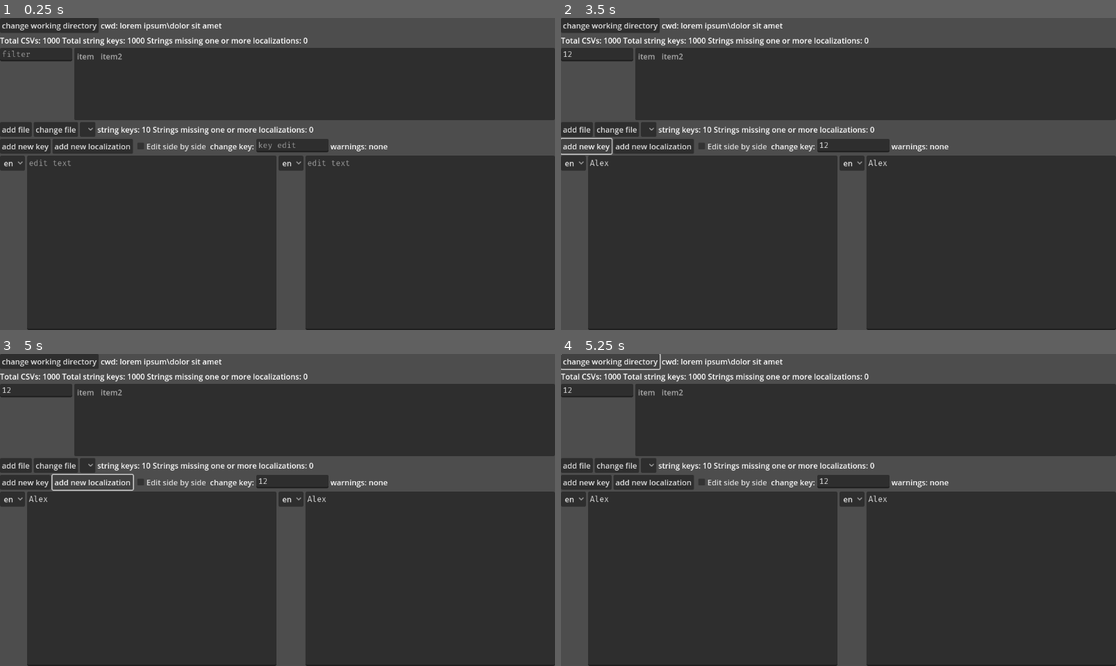
Above: before the commit, frames 1-4 (two rows, left to right).
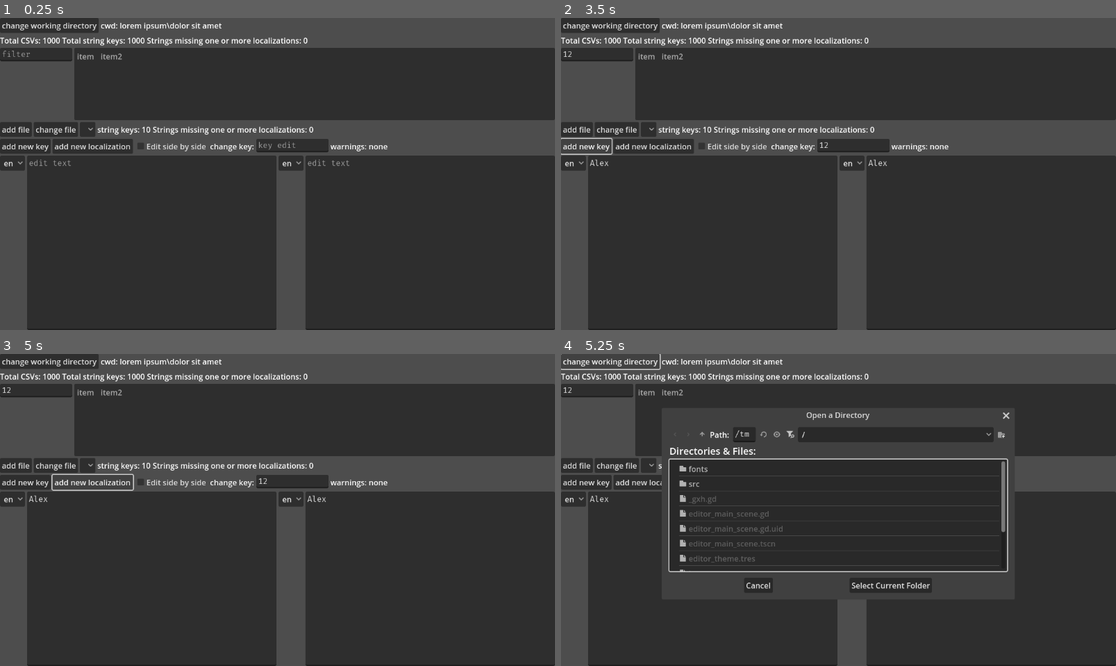
Above: after the commit, the same moments.

Repository: DazyLude/L10N-CSV-Editor
Game: Godot game, scene res://editor_main_scene.tscn
Two runs of this game, one before a commit and one after it. Both use one fixed random seed, a clock stepped at 60 frames per second and the inputs below.
Inputs (mouse positions are in pixels of both pictures, inside the frame that each line leads up to):
- Up to frame 1 (0.25 s): no input
- Up to frame 2 (3.5 s): click (599, 55) at 0.52 s; type "12" at 0.6 s; click (855, 145) at 0.75 s; type "12" at 0.83 s; click (710, 242) at 0.98 s; type "Alex" at 1.07 s; click (993, 242) at 1.27 s; type "Alex" at 1.35 s; click "add new key" at 2 s; click "add new key" at 2.75 s
- Up to frame 3 (5 s): click "add new localization" at 3.5 s; click "add new localization" at 4.25 s
- Up to frame 4 (5.25 s): click "change working directory" at 5 s

Frames 1-3 are identical in both runs. In frame 4, 8.7% of the frame differs, in the area x 18-81%, y 18-77%.
Error before the commit: Parse Error: Could not resolve class "CWDState", because of a parser error. (res://editor_main_scene.gd:5)

Commit message:
file state methods

Diff:
--- /dev/null
+++ b/src/FileData.gd
@@ -0,0 +1,298 @@
+extends RefCounted
+class_name FileData
+
+
+const PH_LOC_PREFIX := "unknown_locale";
+const FIRST_CELL_VALUE := "key";
+var undo_methods : Dictionary[int, Callable] = {
+	FileChange.FILE_CREATED: Callable(),
+	FileChange.FILE_DELETED: Callable(),
+	FileChange.FILE_MOVED: Callable(),
+
+	FileChange.NEW_KEY: un_add_key,
+	FileChange.NEW_LOCALE: Callable(),
+
+	FileChange.CHANGE_KEY: un_change_key,
+	FileChange.CHANGE_VALUE: un_change_translation,
+
+	FileChange.REMOVE_KEY: Callable(),
+	FileChange.REMOVE_LOCALE: Callable(),
+}
+var redo_methods : Dictionary[int, Callable] = {
+	FileChange.FILE_CREATED: Callable(),
+	FileChange.FILE_DELETED: Callable(),
+	FileChange.FILE_MOVED: Callable(),
+
+	FileChange.NEW_KEY: re_add_key,
+	FileChange.NEW_LOCALE: Callable(),
+
+	FileChange.CHANGE_KEY: re_change_key,
+	FileChange.CHANGE_VALUE: re_change_translation,
+
+	FileChange.REMOVE_KEY: Callable(),
+	FileChange.REMOVE_LOCALE: Callable(),
+}
+
+
+var path : String;
+var data : Dictionary[String, PackedStringArray];
+var header : PackedStringArray;
+
+var changes : Array[FileChange] = [];
+var changes_position : int = 0;
+
+var marked_for_deletion : bool = false;
+var marked_for_move : String = "";
+
+
+static func open_at(path: String) -> FileData:
+	var file_data = FileData.new();
+	file_data.path = path;
+
+	var handle = FileAccess.open(path, FileAccess.READ);
+	if handle == null:
+		push_error("error when opening file (%s): " % path, error_string(handle.get_open_error()));
+		return null;
+
+	file_data.header = handle.get_csv_line().slice(1);
+
+	while handle.get_position() < handle.get_length():
+		var line = handle.get_csv_line();
+
+		if line.size() == 0 or line[0] == "":
+			continue;
+
+		if line.size() < file_data.header.size():
+			line.resize(file_data.header.size())
+
+		file_data.data[line[0]] = line.slice(1);
+
+	handle.close();
+	return file_data;
+
+
+func save_current() -> Error:
+	if changes.is_empty():
+		return OK;
+
+	var handle = FileAccess.open(path, FileAccess.WRITE);
+	if handle == null:
+		push_error("error when opening file (%s): " % path, error_string(handle.get_open_error()));
+		return FileAccess.get_open_error();
+
+	var full_header := PackedStringArray([FIRST_CELL_VALUE]);
+	full_header.append_array(header);
+	handle.store_csv_line(full_header);
+
+	for key in data:
+		var full_line := PackedStringArray([key]);
+		full_line.append_array(data[key]);
+		full_line.resize(full_header.size());
+		handle.store_csv_line(full_header);
+
+	return handle.get_error();
+
+
+func register_change(change: FileChange) -> void:
+	changes.resize(changes_position);
+	changes.push_back(change);
+	changes_position += 1;
+
+
+## returns FAILED if at the top of changes stack
+func redo() -> Error:
+	if changes_position >= changes.size():
+		return FAILED;
+
+	var change = changes[changes_position];
+	redo_methods[change.type].call(change);
+	changes_position += 1;
+	return OK;
+
+
+## returns FAILED if at the bottom of changes stack
+func undo() -> Error:
+	if changes_position <= 0:
+		return FAILED;
+
+	changes_position -= 1;
+	var change = changes[changes_position];
+	undo_methods[change.type].call(change);
+	return OK;
+
+
+func get_key_translations(key: String) -> Dictionary[String, String]:
+	var dict : Dictionary[String, String] = {};
+	var key_data = data.get(key, PackedStringArray());
+
+	var placeholder_locale_n: int = 0;
+	for idx in max(header.size(), key_data.size()):
+		match idx:
+			_ when idx >= header.size(): # missing locale code
+				dict[PH_LOC_PREFIX + "" if placeholder_locale_n == 0 else "_%d" % placeholder_locale_n] = key_data[idx];
+			_ when idx >= key_data.size(): # missing localization for a known locale
+				dict[header[idx]] = "";
+			_:
+				dict[header[idx]] = key_data[idx];
+
+	return dict;
+
+
+func get_translation(key: String, locale: String) -> String:
+	var locale_idx = header.find(locale);
+	if locale_idx == -1:
+		return "";
+
+	var translations = data.get(key, PackedStringArray());
+	if locale_idx >= translations.size():
+		return "";
+
+	return translations[locale_idx];
+
+
+## returns FAILED if locale not present in the filedata.
+func change_translation(key: String, locale: String, new_value: String) -> Error:
+	var old_value = get_translation(key, locale);
+	if old_value == new_value:
+		return OK;
+
+	var locale_idx := header.find(locale);
+	if locale_idx == -1:
+		return FAILED;
+
+	var change = FileChange.new(FileChange.CHANGE_VALUE, PackedStringArray([locale, key, old_value, new_value]));
+	register_change(change);
+
+	var translations : PackedStringArray = data.get(key, PackedStringArray());
+	if translations.size() <= locale_idx:
+		translations.resize(locale_idx + 1);
+
+	translations[locale_idx] = new_value;
+	return OK;
+
+
+func un_change_translation(change: FileChange) -> void:
+	var locale = change.data[0];
+	var key = change.data[1];
+	var old_value = change.data[2];
+
+	var locale_idx := header.find(locale);
+	var translations = data[key];
+
+	translations[locale_idx] = old_value;
+
+
+func re_change_translation(change: FileChange) -> void:
+	var locale = change.data[0];
+	var key = change.data[1];
+	var new_value = change.data[3];
+
+	var locale_idx := header.find(locale);
+	var translations = data[key];
+
+	translations[locale_idx] = new_value;
+
+
+func change_key(old_key: String, new_key: String) -> void:
+	if old_key == new_key:
+		return;
+
+	var change = FileChange.new(FileChange.CHANGE_KEY, PackedStringArray([old_key, new_key]));
+	register_change(change);
+
+	_change_key_util(old_key, new_key);
+
+
+func un_change_key(change: FileChange) -> void:
+	var old_key = change.data[0];
+	var new_key = change.data[1];
+
+	_change_key_util(new_key, old_key);
+
+
+func re_change_key(change: FileChange) -> void:
+	var old_key = change.data[0];
+	var new_key = change.data[1];
+
+	_change_key_util(old_key, new_key);
+
+
+func _change_key_util(from: String, to: String) -> void:
+	var translations = data.get(from, PackedStringArray());
+	data[to] = translations;
+	data.erase(from);
+
+
+## returns FAILED if key is already present
+func add_key(key: String) -> Error:
+	if data.has(key):
+		return FAILED;
+
+	var change = FileChange.new(FileChange.NEW_KEY, PackedStringArray([key]));
+	register_change(change);
+
+	data[key] = PackedStringArray();
+
+	return OK;
+
+
+func un_add_key(change: FileChange) -> void:
+	var key = change.data[0];
+	data.erase(key);
+
+
+func re_add_key(change: FileChange) -> void:
+	var key = change.data[0];
+	data[key] = PackedStringArray();
+
+
+## returns FAILED if key has non-empty value fields
+func remove_key(key: String) -> Error:
+	if not data.has(key):
+		return OK;
+
+	var translations = data[key]
+
+
+	return OK;
+
+
+func add_locale() -> void:
+	pass;
+
+
+func remove_locale() -> void:
+	pass;
+
+
+func create_file() -> void:
+	pass;
+
+
+func delete_file() -> void:
+	pass;
+
+
+class FileChange extends RefCounted:
+	enum {
+		FILE_CREATED,
+		FILE_DELETED,
+		FILE_MOVED,
+
+		NEW_KEY,
+		NEW_LOCALE,
+
+		CHANGE_KEY,
+		CHANGE_VALUE,
+
+		REMOVE_KEY,
+		REMOVE_LOCALE,
+	}
+
+	var type: int;
+	var data : PackedStringArray;
+
+
+	func _init(type_i: int, data_i: PackedStringArray) -> void:
+		type = type_i;
+		data = data_i;
--- a/src/cwd_state.gd
+++ b/src/cwd_state.gd
@@ -1,8 +1,5 @@
 extends RefCounted
 class_name CWDState
-
-
-const PH_LOC_PREFIX := "unknown_locale";
 
 
 ## cwd path
@@ -24,7 +21,8 @@
 #region Data Manipulation
 ## in-memory representation of open files and their data
 var table_data : Dictionary[int, FileData];
-var changes_stack : Array[FileChange] = [];
+var change_stack : Array[FileData];
+var change_stack_position : int;
 #endregion
 
 
@@ -60,21 +58,26 @@
 		push_warning("malformed header: empty (%s). Assuming not a localization file." % path);
 		return;
 
-
+	var comment_columns : Array[int] = [];
 	for locale_idx in range(1, header.size()):
 		var locale_key := header[locale_idx];
 		if locale_key == "":
 			push_warning("malformed header: locale field empty (%s)" % path);
 			continue;
 
+		if locale_key.match("_*"):
+			comment_columns.push_back(locale_idx);
+			continue;
+
 		register_locale(locale_key, path);
 
 	var file_idx = cwd_files.find(path);
+	var file_localization_count = header.size() - 1 - comment_columns.size();
 	while file_handle.get_position() < file_handle.get_length():
 		var line := file_handle.get_csv_line();
 		if line.size() == 0 or line[0] == "":
 			continue;
-		register_key(line, header.size() - 1, file_idx);
+		register_key(line, file_localization_count, file_idx, comment_columns);
 
 
 func register_locale(locale: String, file: String) -> void:
@@ -86,14 +89,21 @@
 		localizations[locale].missing_files.erase(file);
 
 
-func register_key(line: PackedStringArray, localization_count: int, file_idx: int) -> void:
+func register_key(line: PackedStringArray, localization_count: int, file_idx: int, comment_columns: Array[int]) -> void:
 	var key = line[0];
-	var empty_l10ns = line.count("");
+	for column_idx in comment_columns:
+		pass;
+
+	for comment in comment_columns:
+		line.remove_at(comment);
+
+	var line_size = line.size() - 1;
+	var empty_localizations = line.count("");
 
 	if non_unique_keys.has(key):
 		var data := non_unique_keys[key];
 		data.file_idxs.push_back(file_idx);
-		data.localization_count += localization_count - empty_l10ns;
+		data.localization_count += localization_count - empty_localizations;
 		return;
 
 	if keys.has(key):
@@ -102,7 +112,7 @@
 		data.file_idxs.push_back(old_data.file_idx);
 		data.file_idxs.push_back(file_idx);
 		data.localization_count += old_data.localization_count;
-		data.localization_count += localization_count - empty_l10ns;
+		data.localization_count += localization_count - empty_localizations;
 		non_unique_keys[key] = data;
 
 		old_data.file_idx = -1;
@@ -110,7 +120,7 @@
 
 	var data = KeyData.new();
 	data.file_idx = file_idx;
-	data.localization_count = localization_count - empty_l10ns;
+	data.localization_count = localization_count - empty_localizations;
 	keys[key] = data;
 	return;
 
@@ -163,66 +173,3 @@
 class LocaleData extends RefCounted:
 	var key_count : int;
 	var missing_files : Array[String];
-
-
-class FileData extends RefCounted:
-	var path : String;
-	var data : Dictionary[String, PackedStringArray];
-	var header : PackedStringArray;
-
-
-	static func open_at(path: String) -> FileData:
-		var file_data = FileData.new();
-		file_data.path = path;
-
-		var handle = FileAccess.open(path, FileAccess.READ);
-		file_data.header = handle.get_csv_line().slice(1);
-
-		while handle.get_position() < handle.get_length():
-			var line = handle.get_csv_line();
-
-			if line.size() == 0 or line[0] == "":
-				continue;
-
-			if line.size() < file_data.header.size():
-				line.resize(file_data.header.size())
-
-			file_data.data[line[0]] = line.slice(1);
-
-		return file_data;
-
-
-	func get_key_localizations(key: String) -> Dictionary[String, String]:
-		var dict : Dictionary[String, String] = {};
-		var key_data = data.get(key, PackedStringArray());
-
-		var placeholder_locale_n: int = 0;
-		for idx in max(header.size(), key_data.size()):
-			match idx:
-				_ when idx >= header.size(): # missing locale code
-					dict[PH_LOC_PREFIX + "" if placeholder_locale_n == 0 else "_%d" % placeholder_locale_n] = key_data[idx];
-				_ when idx >= key_data.size(): # missing localization for a known locale
-					dict[header[idx]] = "";
-				_:
-					dict[header[idx]] = key_data[idx];
-
-		return dict;
-
-
-	func set_key_localization(key: String, localization: String) -> void:
-
-
-
-class FileChange extends RefCounted:
-	enum {
-		NEW_FILE,
-		NEW_KEY,
-		CHANGE_KEY,
-		CHANGE_VALUE,
-	}
-
-	var type: int;
-	var data : PackedStringArray;
-
-	func _init() -> void:
-		pass;
--- /dev/null
+++ b/src/utils.gd
@@ -0,0 +1,2 @@
+static func levenstein(a: String, b: String) -> int:
+	return 0;
Not shown, added: src/FileData.gd.uid
Not shown, added: src/utils.gd.uid
